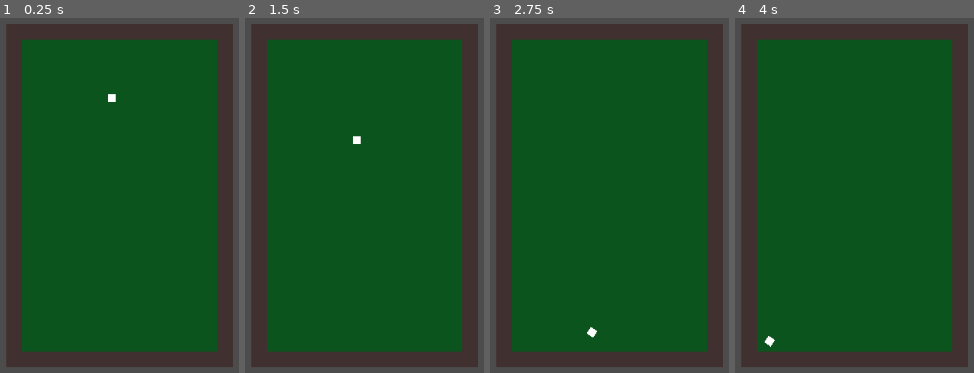
Above: before the commit, frames 1-4 (left to right).
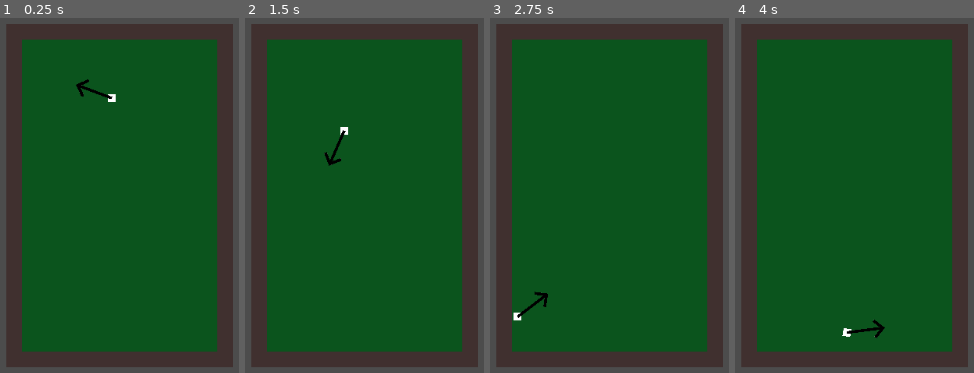
Above: after the commit, the same moments.

Repository: kenset/Par-One
Game: Godot game, scene res://PlayScene.tscn
The game is run twice, just before and just after one commit, with the same random seed, the same clock (stepped at 60 frames per second) and the same inputs.
Inputs (mouse positions are in pixels of both pictures, inside the frame that each line leads up to):
- Up to frame 1 (0.25 s): no input
- Up to frame 2 (1.5 s): tap Enter at 0.5 s; move the mouse to (outside the picture) at 0.52 s; tap Space at 1.25 s; move the mouse to (295, 241) at 1.27 s; hold A from 1.28 s (still down)
- Up to frame 3 (2.75 s): move the mouse to (outside the picture) at 2.02 s; release A at 2.03 s
- Up to frame 4 (4 s): tap Enter at 2.75 s; move the mouse to (907, 312) at 2.77 s; move the mouse to (outside the picture) at 3.52 s; hold A from 3.53 s (still down)

The runs differ from the first frame. In frame 1, 0.2% of the frame differs, in the area x 31-48%, y 17-23%; in frame 2, 0.4%; in frame 3, 0.4%, in the area x 9-45%, y 77-91%; in frame 4, 0.4%.

Commit message:
Enables hitting the golf ball in a particular direction

Diff:
--- /dev/null
+++ b/GolfBall.gd
@@ -0,0 +1,24 @@
+extends RigidBody2D
+
+# Declare member variables here. Examples:
+# var a = 2
+# var b = "text"
+
+export var SPEED = 100
+
+# Called when the node enters the scene tree for the first time.
+func _ready():
+	self.set_process_input(true)
+	pass # Replace with function body.
+
+# Called every frame. 'delta' is the elapsed time since the previous frame.
+func _process(delta):
+	$Arrow.look_at(get_global_mouse_position())
+
+func _input(event):
+	if event is InputEventKey and event.pressed:
+		if event.scancode == KEY_A:
+			_hit_golf_ball()
+
+func _hit_golf_ball():
+	self.apply_central_impulse((get_global_mouse_position() - self.position).normalized() * SPEED)
--- a/GolfBall.tscn
+++ b/GolfBall.tscn
@@ -1,4 +1,7 @@
-[gd_scene load_steps=3 format=2]
+[gd_scene load_steps=5 format=2]
+
+[ext_resource path="res://GolfBall.gd" type="Script" id=1]
+[ext_resource path="res://arrow.png" type="Texture" id=2]
 
 [sub_resource type="PhysicsMaterial" id=2]
 bounce = 0.5
@@ -9,6 +12,9 @@
 [node name="GolfBall" type="RigidBody2D"]
 physics_material_override = SubResource( 2 )
 gravity_scale = 0.0
+linear_damp = 0.25
+angular_damp = 3.0
+script = ExtResource( 1 )
 __meta__ = {
 "_edit_group_": true
 }
@@ -20,3 +26,11 @@
 [node name="ColorRect" type="ColorRect" parent="."]
 margin_right = 10.0
 margin_bottom = 10.0
+
+[node name="Arrow" type="Sprite" parent="."]
+position = Vector2( 5, 5 )
+rotation = 1.5708
+scale = Vector2( 0.05, 0.05 )
+texture = ExtResource( 2 )
+centered = false
+offset = Vector2( 0, -245 )
--- a/PlayScene.gd
+++ b/PlayScene.gd
@@ -6,17 +6,8 @@
 
 # Called when the node enters the scene tree for the first time.
 func _ready():
-	self.set_process_input(true)
 	pass # Replace with function body.
 
 # Called every frame. 'delta' is the elapsed time since the previous frame.
 #func _process(delta):
 #	pass
-
-func _input(event):
-	if event is InputEventKey and event.pressed:
-		if event.scancode == KEY_A:
-			_hit_golf_ball()
-
-func _hit_golf_ball():
-	$GolfBall.apply_central_impulse(Vector2(0, 300))
--- a/PlayScene.tscn
+++ b/PlayScene.tscn
@@ -12,5 +12,4 @@
 
 [node name="GolfBall" parent="." instance=ExtResource( 3 )]
 position = Vector2( 380, 140 )
-linear_damp = 0.25
-angular_damp = 3.0
+SPEED = 250
Binary file added: arrow.png
Not shown, added: arrow.png.import
